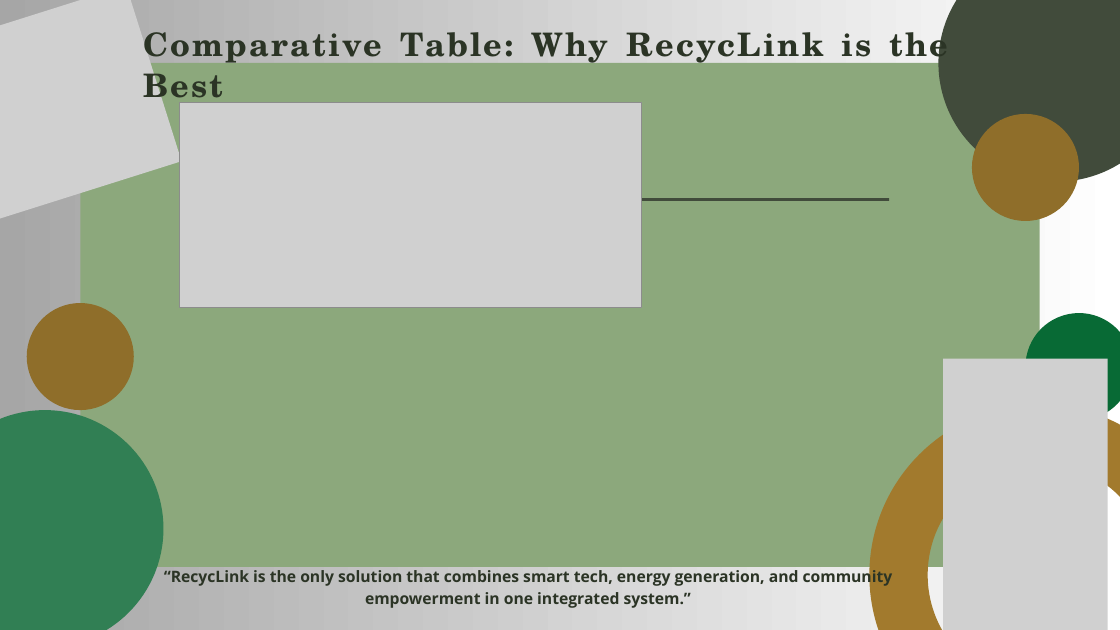
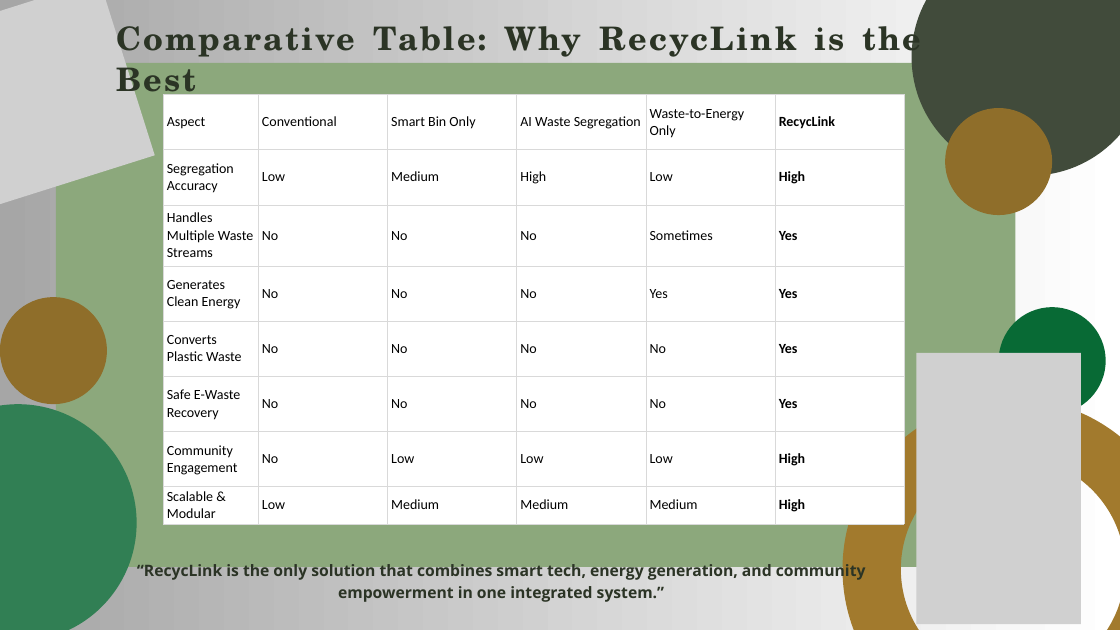
Before and after one commit to Jaidev20006/RecycLink, a slide deck: slide 11 of RecycLink Smart Waste-to-Energy and E-Waste Recovery Hubs.pptx. Drawn at 1120x630 pixels with LibreOffice and Linux fonts; fonts in the diff are those of the drawing; grey boxes stand for pictures. Boxes give left, top, right and bottom in pixels: in the first picture for what was removed or moved away, otherwise in the second. Text is boxed around its words. In the diff, an @@ line names an element or a change of style, - is before the commit and + after.

```diff
--- a/RecycLink Smart Waste-to-Energy and E-Waste Recovery Hubs.pptx
+++ b/RecycLink Smart Waste-to-Energy and E-Waste Recovery Hubs.pptx
@@ rectangle: place and size @@
-rectangle at (80, 63, 1039, 567)
+rectangle at (56, 63, 1015, 567)
@@ table added at (163, 95, 905, 524), 8 rows, 6 columns @@
+Aspect | Conventional | Smart Bin Only | AI Waste Segregation | Waste-to-Energy Only | RecycLink
+Segregation Accuracy | Low | Medium | High | Low | High
+Handles Multiple Waste Streams | No | No | No | Sometimes | Yes
+Generates Clean Energy | No | No | No | Yes | Yes
+Converts Plastic Waste | No | No | No | No | Yes
+Safe E-Waste Recovery | No | No | No | No | Yes
+Community Engagement | No | Low | Low | Low | High
+Scalable & Modular | Low | Medium | Medium | Medium | High
@@ picture removed at (180, 102, 642, 308) @@
@@ 6 freeform shapes, 2 pictures, 2 texts, 1 line: place and size @@
-6 freeform shapes, 2 pictures, 2 texts, 1 line at (0, 0, 1120, 630)
+6 freeform shapes, 2 pictures, 2 texts, 1 line at (0, 0, 1120, 630)
```
Also in this commit, not shown: 1 other slide changed.
